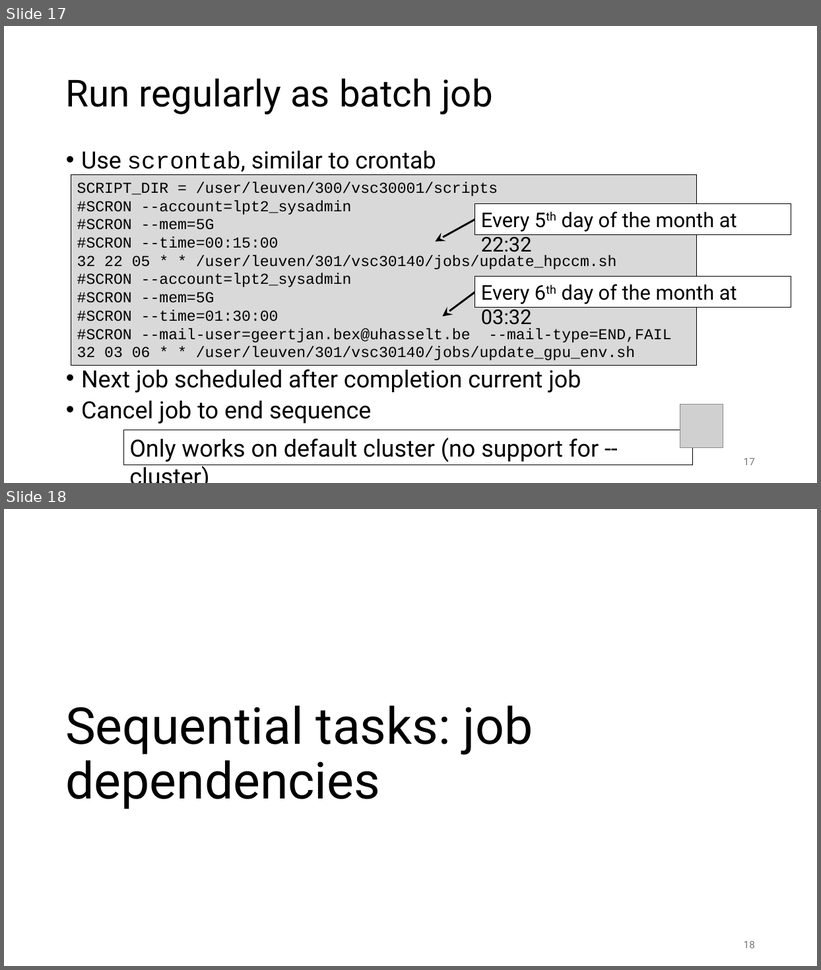
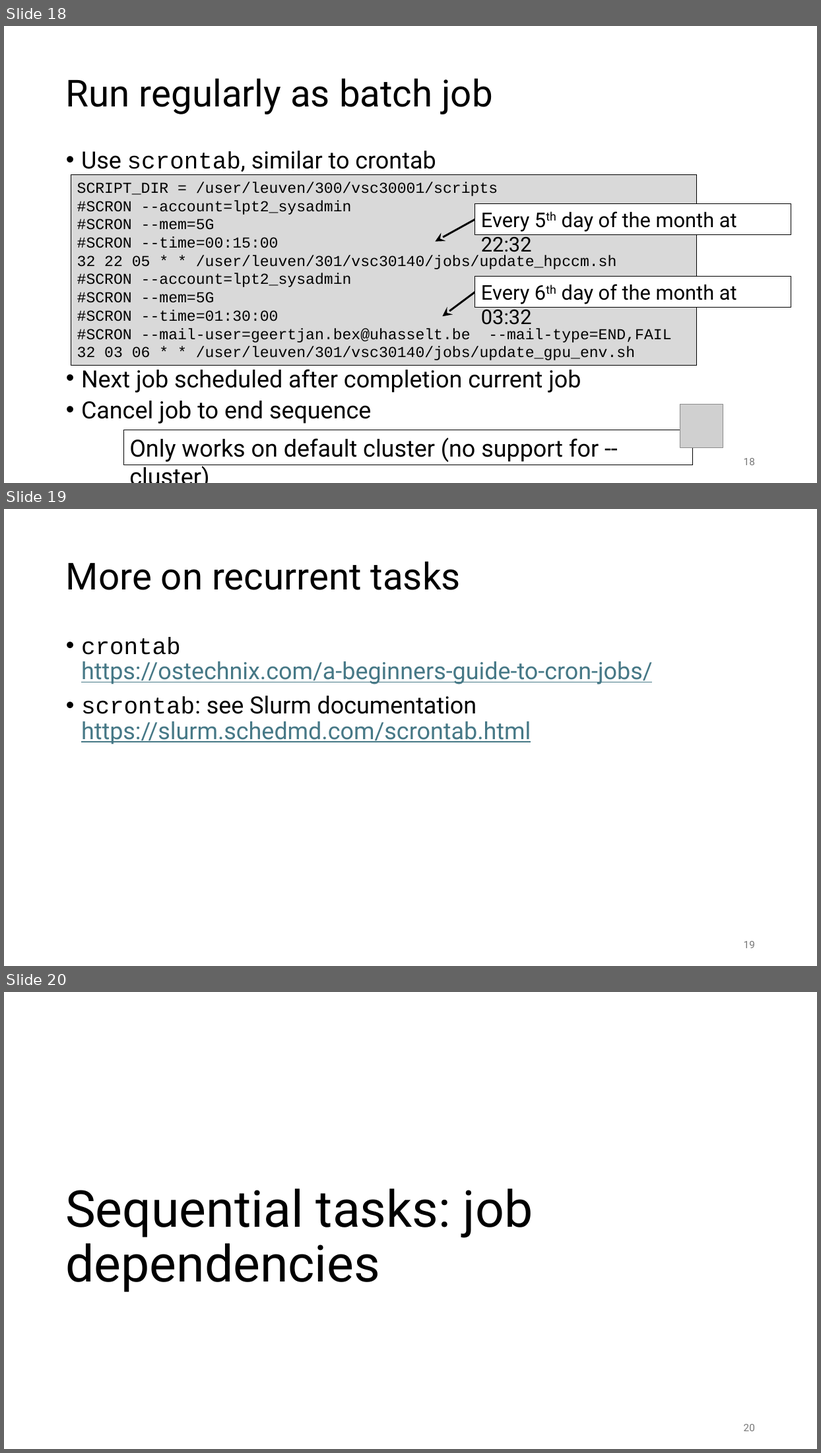
Before and after one commit to gjbex/Workflows-for-HPC, a slide deck: workflow_for_HPC.pptx. Shown one above the other, each under a label of ours: slides 17 and 18 before the commit, slides 18, 19 and 20 after it. The pictures are 821x970 and 821x1453 pixels, drawn with LibreOffice and Linux fonts; fonts in the diff are those of the drawing; grey boxes stand for pictures. Boxes give left, top, right and bottom in pixels: in the first picture for what was removed or moved away, otherwise in the second. Text is boxed around its words. In the diff, an @@ line names an element or a change of style, - is before the commit and + after.

```diff
--- a/workflow_for_HPC.pptx
+++ b/workflow_for_HPC.pptx
@@ slide 19 added at (4,509,817,966), background #FFFFFF @@
@@ title added at (66,561,461,590), 44 pt, text #000000 @@
+More on recurrent tasks
@@ text added at (81,637,653,745), 28 pt, text #467886, underline @@
+• crontab
+  https://ostechnix.com/a-beginners-guide-to-cron-jobs/
+• scrontab: see Slurm documentation
+  https://slurm.schedmd.com/scrontab.html
@@ page number added at (744,941,755,949), 12 pt, text #797979 @@
+19
@@ what was slide 17 is now slide 18 @@
@@ page number at (744,458,755,466): text changed @@
-17
+18
@@ what was slide 18 is now slide 20 @@
@@ page number at (744,1424,755,1432): text changed @@
-18
+20
```
Also in this commit, not shown: 2 slides changed, 2 other slides added.
